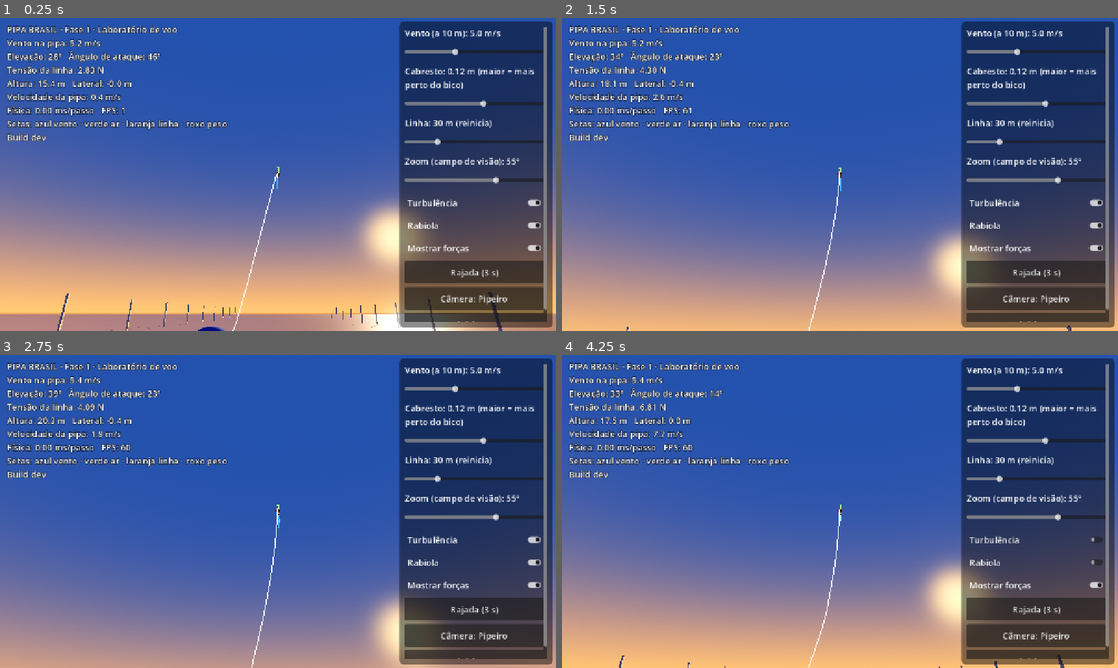
Above: before the commit, frames 1-4 (two rows, left to right).
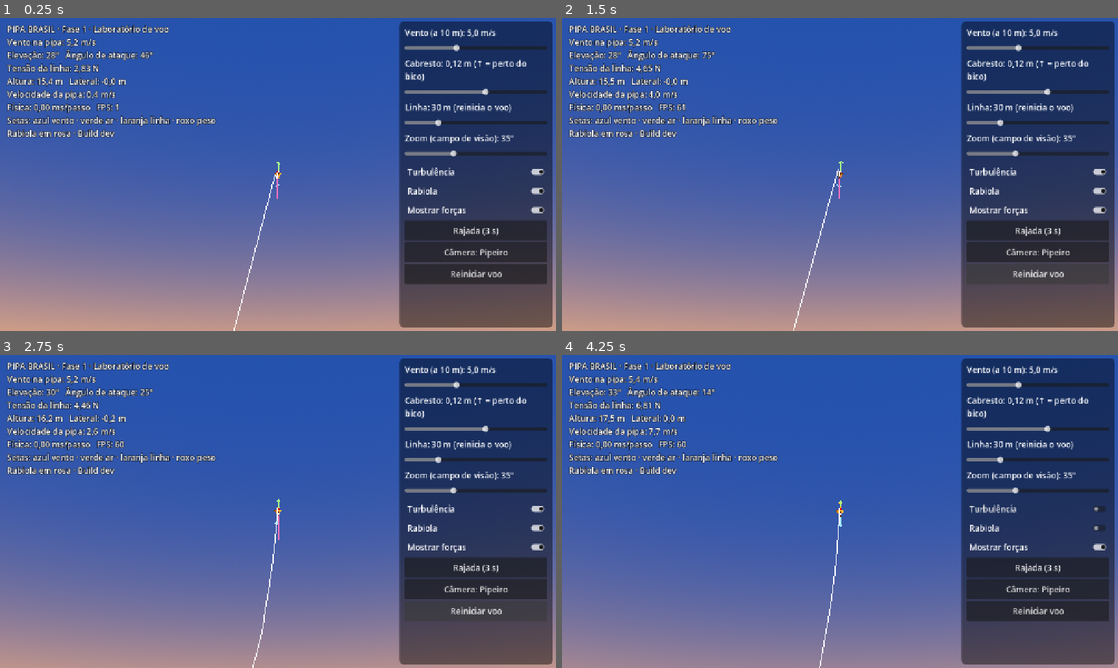
Above: after the commit, the same moments.

Repository: lucaskaeller201-ui/Pipa-Brasil
Game: Godot game, scene res://scenes/main/main.tscn
Two runs of this game, one before a commit and one after it. Both use one fixed random seed, a clock stepped at 60 frames per second and the inputs below.
Inputs:
- Up to frame 1 (0.25 s): no input
- Up to frame 2 (1.5 s): click "Reiniciar voo" at 0.5 s; click "Reiniciar voo" at 1.25 s
- Up to frame 3 (2.75 s): click "Reiniciar voo" at 2 s
- Up to frame 4 (4.25 s): click "Turbulência" at 2.75 s; click "Rabiola" at 3.5 s

The runs differ from the first frame. In frame 1, 43% of the frame differs, in the area x 0-100%, y 2-100%; in frame 2, 31%; in frame 3, 18%; in frame 4, 43%.

Commit message:
Laboratório: sol de lado, rabiola em rosa, painel mais compacto, vírgula decimal; docs da Fase 1
Co-Authored-By: Claude Opus 5.5 <noreply@anthropic.com>
Claude-Session: https://claude.ai/code/session_01VcBVPpGPHbKMkWY2F5CwiY

Diff:
--- a/game/lab/lab_voo.gd
+++ b/game/lab/lab_voo.gd
@@ -52,7 +52,7 @@
 
 	_camera = Camera3D.new()
 	_camera.name = "Camera"
-	_camera.fov = 55.0
+	_camera.fov = 35.0
 	_camera.far = 1000.0
 	_camera.current = true
 	add_child(_camera)
@@ -99,7 +99,7 @@
 	_linhas.call("limpar")
 	_linhas.call("desenhar_cadeia", world.line.pos, Color(0.97, 0.97, 0.97))
 	if world.tail != null:
-		_linhas.call("desenhar_cadeia", world.tail.pos, Color(0.10, 0.55, 1.0))
+		_linhas.call("desenhar_cadeia", world.tail.pos, Color(1.0, 0.30, 0.60))
 
 	_forcas.call("limpar")
 	if _mostrar_forcas:
@@ -133,16 +133,24 @@
 
 func texto_info() -> String:
 	var k := world.kite
-	var vento_pipa := k.last_wind.length()
-	return "PIPA BRASIL · Fase 1 · Laboratório de voo\n" + \
-		"Vento na pipa: %.1f m/s\n" % vento_pipa + \
-		"Elevação: %.0f°   Ângulo de ataque: %.0f°\n" % [world.elevation_deg(), k.last_aoa_deg] + \
-		"Tensão da linha: %.2f N\n" % world.tension + \
-		"Altura: %.1f m   Lateral: %.1f m\n" % [k.position.y, world.lateral_offset()] + \
-		"Velocidade da pipa: %.1f m/s\n" % k.velocity.length() + \
-		"Física: %.2f ms/passo   FPS: %d\n" % [_custo_ms, Engine.get_frames_per_second()] + \
-		"Setas: azul vento · verde ar · laranja linha · roxo peso\n" + \
-		"Build %s" % BuildInfo.COMMIT
+	var linhas := PackedStringArray([
+		"PIPA BRASIL · Fase 1 · Laboratório de voo",
+		"Vento na pipa: %s m/s" % _num(k.last_wind.length(), 1),
+		"Elevação: %d°   Ângulo de ataque: %d°" % [roundi(world.elevation_deg()), roundi(k.last_aoa_deg)],
+		"Tensão da linha: %s N" % _num(world.tension, 2),
+		"Altura: %s m   Lateral: %s m" % [_num(k.position.y, 1), _num(world.lateral_offset(), 1)],
+		"Velocidade da pipa: %s m/s" % _num(k.velocity.length(), 1),
+		"Física: %s ms/passo   FPS: %d" % [_num(_custo_ms, 2), Engine.get_frames_per_second()],
+		"Setas: azul vento · verde ar · laranja linha · roxo peso",
+		"Rabiola em rosa · Build %s" % BuildInfo.COMMIT,
+	])
+	return "\n".join(linhas)
+
+
+## Número com vírgula decimal, como se escreve no Brasil.
+static func _num(valor: float, casas: int) -> String:
+	var formato := "%." + str(casas) + "f"
+	return (formato % valor).replace(".", ",")
 
 
 # ---------------- cenário e interface ----------------
@@ -171,7 +179,7 @@
 	raiz.set_anchors_preset(Control.PRESET_FULL_RECT)
 	raiz.mouse_filter = Control.MOUSE_FILTER_IGNORE
 	var tema := Theme.new()
-	tema.default_font_size = 20
+	tema.default_font_size = 19
 	raiz.theme = tema
 	camada.add_child(raiz)
 
@@ -200,7 +208,7 @@
 	painel.add_child(rolagem)
 	var caixa := VBoxContainer.new()
 	caixa.size_flags_horizontal = Control.SIZE_EXPAND_FILL
-	caixa.add_theme_constant_override("separation", 8)
+	caixa.add_theme_constant_override("separation", 4)
 	rolagem.add_child(caixa)
 
 	_slider(caixa, "vento", 0.0, 14.0, 0.5, _vento, _ao_mudar_vento)
@@ -260,11 +268,11 @@
 func _texto_slider(chave: String, v: float) -> String:
 	match chave:
 		"vento":
-			return "Vento (a 10 m): %.1f m/s" % v
+			return "Vento (a 10 m): %s m/s" % _num(v, 1)
 		"cabresto":
-			return "Cabresto: %.2f m (maior = mais perto do bico)" % v
+			return "Cabresto: %s m (↑ = perto do bico)" % _num(v, 2)
 		"linha":
-			return "Linha: %d m (reinicia)" % roundi(v)
+			return "Linha: %d m (reinicia o voo)" % roundi(v)
 		_:
 			return "Zoom (campo de visão): %d°" % roundi(v)
 
@@ -281,7 +289,7 @@
 	s.max_value = maximo
 	s.step = passo
 	s.value = valor
-	s.custom_minimum_size = Vector2(300.0, 44.0)
+	s.custom_minimum_size = Vector2(300.0, 36.0)
 	s.value_changed.connect(_ao_mudar_slider.bind(chave, rotulo, ao_mudar))
 	caixa.add_child(s)
 
@@ -295,7 +303,7 @@
 	var c := CheckButton.new()
 	c.text = texto
 	c.button_pressed = ligado
-	c.custom_minimum_size = Vector2(0.0, 44.0)
+	c.custom_minimum_size = Vector2(0.0, 40.0)
 	c.toggled.connect(ao_mudar)
 	caixa.add_child(c)
 
@@ -303,7 +311,7 @@
 func _botao(caixa: VBoxContainer, texto: String, ao_tocar: Callable) -> Button:
 	var b := Button.new()
 	b.text = texto
-	b.custom_minimum_size = Vector2(0.0, 52.0)
+	b.custom_minimum_size = Vector2(0.0, 46.0)
 	b.pressed.connect(ao_tocar)
 	caixa.add_child(b)
 	return b
--- a/game/world/ambiente.gd
+++ b/game/world/ambiente.gd
@@ -29,13 +29,15 @@
 	mundo.environment = env
 	pai.add_child(mundo)
 
-	# Sol baixo, à frente do pipeiro (na direção para onde o vento sopra).
+	# Sol baixo, de lado e um pouco atrás do pipeiro: ilumina a face da pipa.
+	# (Com o sol bem à frente, a pipa vira silhueta escura contra o céu; esse
+	# efeito de cinema fica para a direção de arte da Fase 7.)
 	var sol := DirectionalLight3D.new()
 	sol.name = "Sol"
 	sol.light_color = Color(1.0, 0.74, 0.42)
-	sol.light_energy = 1.3
+	sol.light_energy = 1.4
 	sol.shadow_enabled = true
-	sol.rotation_degrees = Vector3(-12.0, 160.0, 0.0)
+	sol.rotation_degrees = Vector3(-14.0, 60.0, 0.0)
 	pai.add_child(sol)
 
 	var malha := PlaneMesh.new()
Not shown, changed: docs/changelog.md
Not shown, changed: docs/decisoes.md
Not shown, changed: docs/progresso.md
